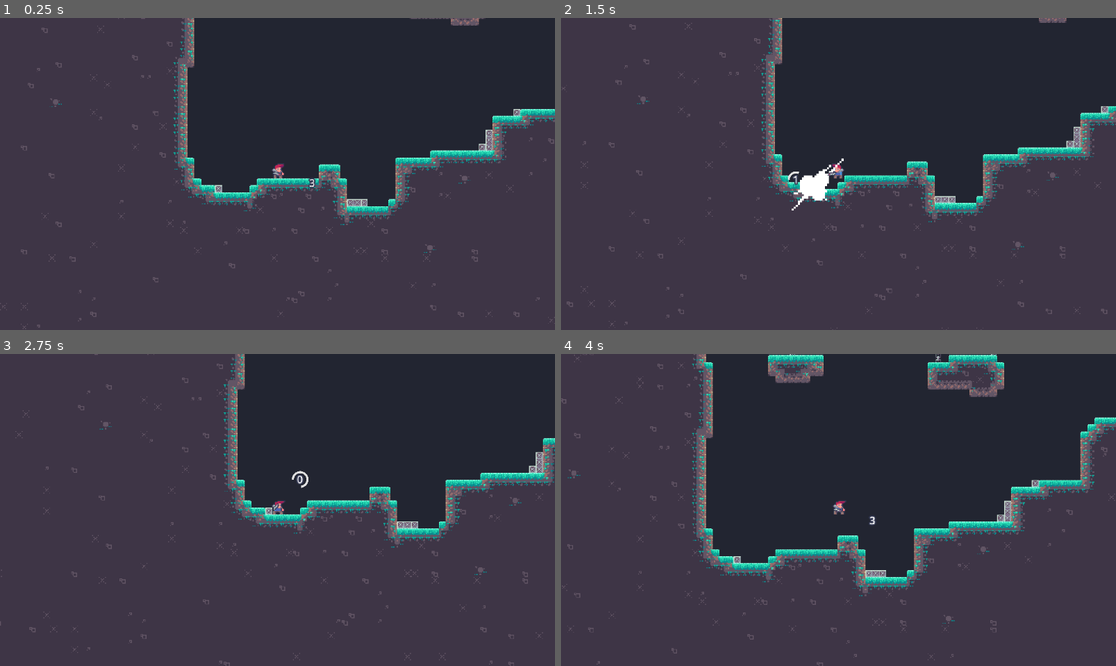
Above: before the commit, frames 1-4 (two rows, left to right).
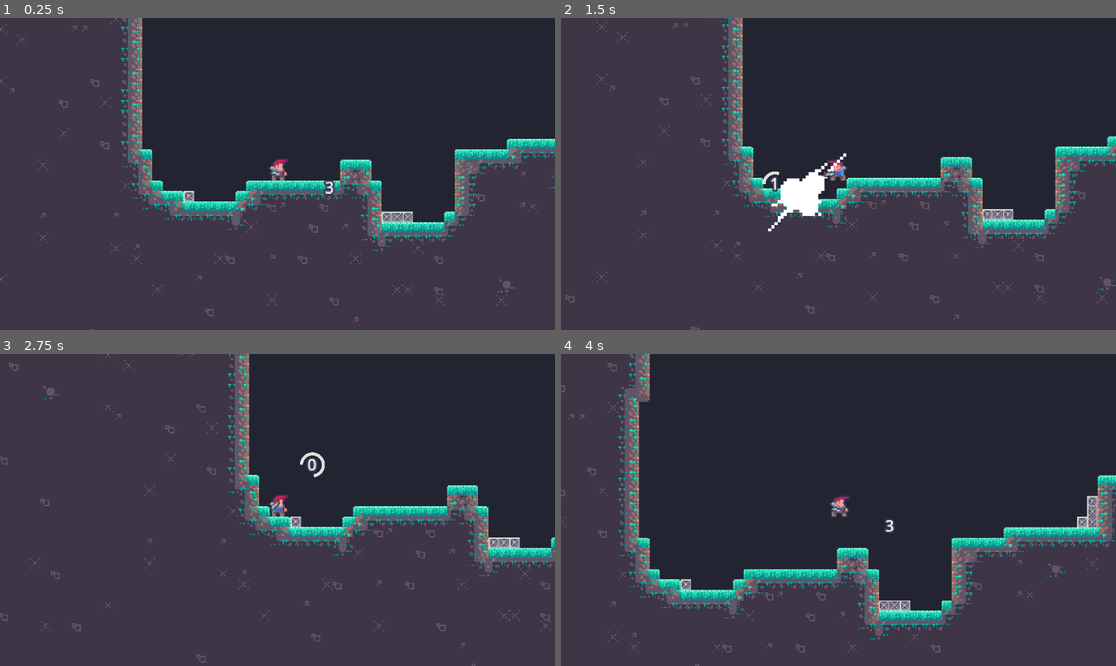
Above: after the commit, the same moments.

Repository: SoulierTom/Rocket
Game: Godot game, scene res://Scenes/Level Pico8.tscn
Two runs of this game, one before a commit and one after it. Both use one fixed random seed, a clock stepped at 60 frames per second and the inputs below.
Inputs (mouse positions are in pixels of both pictures, inside the frame that each line leads up to):
- Up to frame 1 (0.25 s): no input
- Up to frame 2 (1.5 s): tap Enter at 0.5 s; move the mouse to (960, 158) at 0.52 s; press the mouse at (960, 158) at 0.53 s; hold D (Move_Right) from 0.53 s (still down); tap Space (Jump) at 0.77 s; move the mouse to (727, 189) at 1.27 s; release the mouse at (727, 189) at 1.28 s; click (727, 189) at 1.35 s
- Up to frame 3 (2.75 s): tap Space (Jump) at 1.52 s; move the mouse to (333, 441) at 2.02 s; release D (Move_Right) at 2.03 s; press the mouse at (333, 441) at 2.03 s; hold A (Move_Left) from 2.03 s (still down)
- Up to frame 4 (4 s): move the mouse to (810, 572) at 2.77 s; release A (Move_Left) at 2.78 s; release the mouse at (810, 572) at 2.78 s; hold D (Move_Right) from 2.78 s (still down); click (810, 572) at 2.85 s; tap Space (Jump) at 3.02, 3.77 s; move the mouse to (1005, 556) at 3.52 s; press the mouse at (1005, 556) at 3.53 s

The runs differ from the first frame. In frame 1, 17% of the frame differs, in the area x 0-100%, y 0-100%; in frame 2, 16%; in frame 3, 12%; in frame 4, 29%.

Commit message:
camera + puissance rj

Diff:
--- a/Scenes/player.tscn
+++ b/Scenes/player.tscn
@@ -106,6 +106,8 @@
 [node name="Camera2D" type="Camera2D" parent="."]
 position = Vector2(0, 4)
 script = ExtResource("3_nn84d")
+target_width = 426.0
+target_height = 256.0
 
 [node name="CoyoteTimer" type="Timer" parent="."]
 wait_time = 0.1
--- a/Scripts/explosion.gd
+++ b/Scripts/explosion.gd
@@ -66,7 +66,7 @@
 
 		if o is CharacterBody2D:
 			var push_direction = (o.global_position - global_position).normalized()
-			o.velocity = push_direction * 450  # Ajuste la force de la poussée
+			o.velocity = push_direction * 500  # Ajuste la force de la poussée
 
 # Fonction appelée lorsque le timer se termine (l'explosion est supprimée)
 func _on_timer_timeout() -> void:
